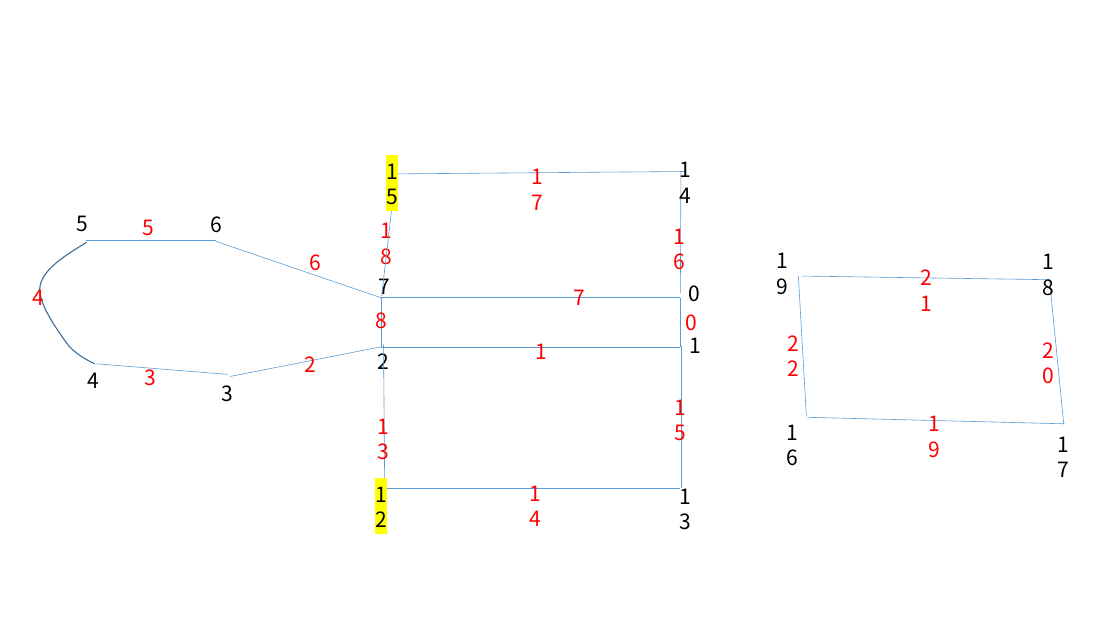
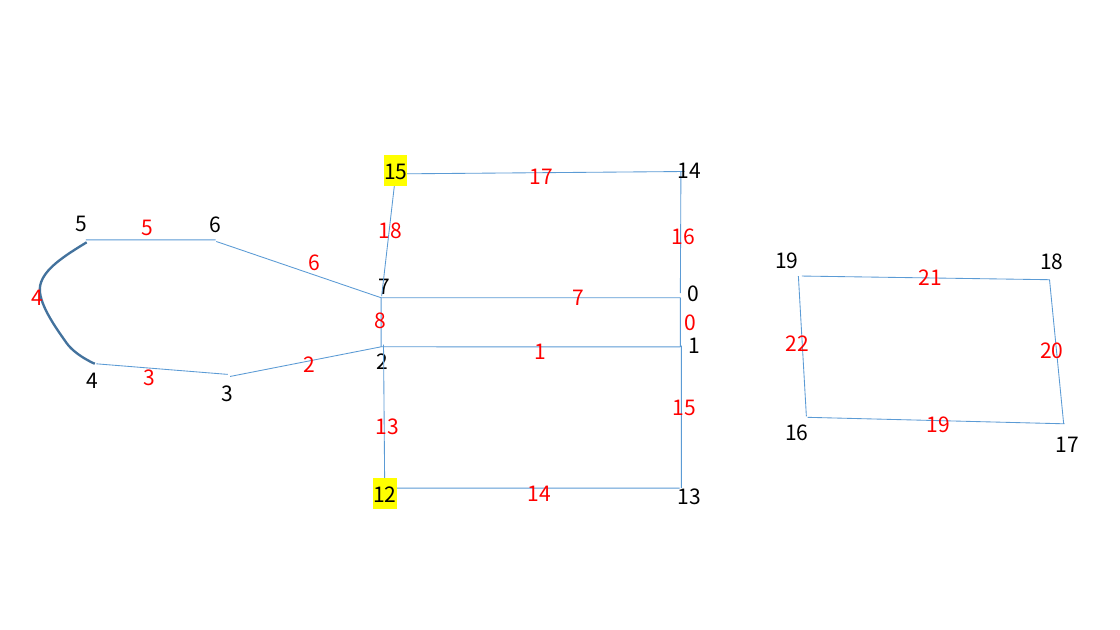
Before and after one commit to gaoak/Mesh2D, a slide deck: slide 2 of meshdivision.pptx. Drawn at 1120x630 pixels with LibreOffice and Linux fonts; fonts in the diff are those of the drawing. Boxes give left, top, right and bottom in pixels: in the first picture for what was removed or moved away, otherwise in the second. Text is boxed around its words. In the diff, an @@ line names an element or a change of style, - is before the commit and + after.

```diff
--- a/meshdivision.pptx
+++ b/meshdivision.pptx
@@ line (381, 297) - (396, 174): stroke #5B9BD5 0.5 pt to #5B9BD5 0.75 pt @@
@@ line (397, 174) - (685, 171): stroke #5B9BD5 0.5 pt to #5B9BD5 0.75 pt @@
@@ line (681, 293) - (681, 172): stroke #5B9BD5 0.5 pt to #5B9BD5 0.75 pt @@
@@ 14 texts: place and size @@
-14 texts at bbox=[142, 153, 1089, 513]
+14 texts at bbox=[141, 162, 1079, 505]
@@ freeform shape at bbox=[39, 242, 94, 364]: outline #43739E 1 pt to #43729D 2 pt @@
@@ line (216, 240) - (86, 240): stroke #5B9BD5 0.5 pt to #5B9BD5 0.75 pt @@
@@ line (381, 297) - (217, 241): stroke #5B9BD5 0.5 pt to #5B9BD5 0.75 pt @@
@@ text "19" rewrapped from bbox=[769, 244, 808, 277] to bbox=[775, 252, 798, 269] @@
@@ line (381, 297) - (381, 347): stroke #5B9BD5 0.5 pt to #5B9BD5 0.75 pt @@
@@ line (381, 297) - (681, 297): stroke #5B9BD5 0.5 pt to #5B9BD5 0.75 pt @@
@@ line (798, 276) - (807, 417): stroke #5B9BD5 0.5 pt to #5B9BD5 0.75 pt @@
@@ line (802, 276) - (1049, 280): stroke #5B9BD5 0.5 pt to #5B9BD5 0.75 pt @@
@@ line (1049, 280) - (1064, 424): stroke #5B9BD5 0.5 pt to #5B9BD5 0.75 pt @@
@@ text "22" rewrapped from bbox=[780, 326, 819, 360] to bbox=[786, 330, 809, 356] @@
@@ line (230, 376) - (381, 347): stroke #5B9BD5 0.5 pt to #5B9BD5 0.75 pt @@
@@ line (381, 347) - (681, 347): stroke #5B9BD5 0.5 pt to #5B9BD5 0.75 pt @@
@@ line (384, 344) - (385, 488): stroke #5B9BD5 0.5 pt to #5B9BD5 0.75 pt @@
@@ line (681, 488) - (681, 345): stroke #5B9BD5 0.5 pt to #5B9BD5 0.75 pt @@
@@ line (97, 364) - (228, 375): stroke #5B9BD5 0.5 pt to #5B9BD5 0.75 pt @@
@@ text "13" rewrapped from bbox=[370, 410, 409, 444] to bbox=[376, 413, 399, 439] @@
@@ text "16" rewrapped from bbox=[779, 416, 818, 450] to bbox=[785, 424, 808, 441] @@
@@ line (807, 418) - (1065, 424): stroke #5B9BD5 0.5 pt to #5B9BD5 0.75 pt @@
@@ text "14" rewrapped from bbox=[522, 476, 561, 510] to bbox=[528, 485, 551, 501] @@
@@ line (387, 488) - (680, 488): stroke #5B9BD5 0.5 pt to #5B9BD5 0.75 pt @@
```
Also in this commit, not shown: 3 other slides changed, 15 other files.
